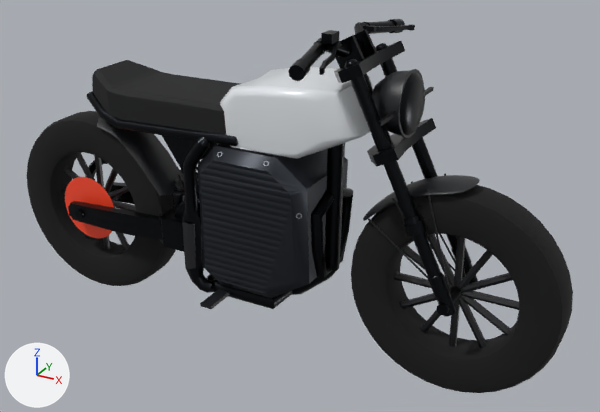
Renders of the glTF model site-erizz/dist/models/ar/road.glb from each side of a commit.
Before and after are seen from a 50 mm camera at (1.322, -2.129, 1.558) aimed at (0.13, 0.037, 0.475). Lighting does not change. The marker at lower left points along +X, +Y and +Z. The picture after the commit comes second. Where no turn or scale is listed for an object, it has been applied to the vertices.

In view in the first picture: 'Boole_Mat.3_0', 'Cube_3_5_structure_0', 'Cube_3_6_structure_0', 'Cube_5_structure_0', 'Cylinder_2_2_structure_0', 'Cylinder_3_2_structure_0', 'Cylinder_4_2_structure_0', 'Cylinder_5_2_black_metal_0', 'Cylinder_5_structure_0', 'Cylinder_6_structure_0', 'Cylinder_7_structure_0', 'Front_tire_2_PBR.2_0', 'Front_tire_PBR.2_0', 'Null_1_structure_0', 'Plane_black_metal_0', 'Polygon_structure_0', 'motor_base_structure_0', 'seat_Mat.2_0', 'tank_Car Paint_0' and 44 more.
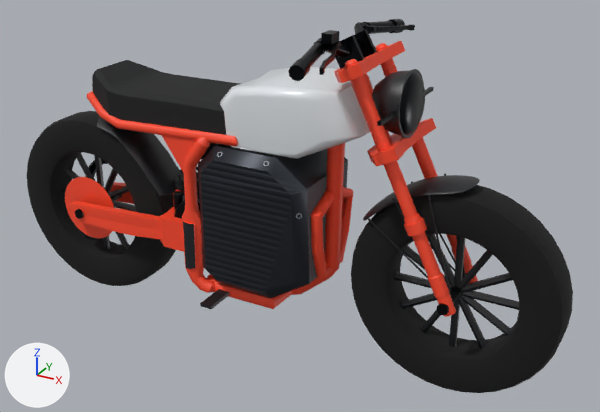
Pixel boxes [x1, y1, x2, y2] of what changed, in the pictures (600 x 412 px):
'Cylinder_7_structure_0', recoloured, surface changed
    both: [344, 43, 478, 317]
'Cube_5_structure_0', recoloured, surface changed (black to red)
    both: [68, 182, 163, 240]
'Cylinder_2_2_structure_0', recoloured, surface changed (black to red)
    both: [291, 143, 345, 295]
'Null_1_structure_0', recoloured, surface changed (black to red)
    both: [182, 137, 215, 293]
'Cylinder_3_2_structure_0', recoloured, surface changed (black to red)
    both: [311, 187, 353, 279]
'Cylinder_5_structure_0', recoloured, surface changed (black to red)
    both: [87, 91, 238, 146]
'Cube_3_6_structure_0', recoloured, surface changed (black to red)
    both: [367, 118, 436, 166]
'Cube_3_5_structure_0', recoloured, surface changed (black to red)
    both: [334, 41, 405, 83]
'motor_base_structure_0', recoloured, surface changed (black to red)
    both: [158, 189, 185, 252]
'Cylinder_4_2_structure_0', recoloured, surface changed (black to red)
    both: [206, 274, 292, 309]
'Polygon_structure_0', recoloured, surface changed (black to red)
    both: [162, 135, 196, 173]
'Cylinder_6_structure_0', recoloured, surface changed
    both: [364, 73, 391, 143]

The change, as a diff of the scene's bpy script:
```diff
--- a/site-erizz/dist/models/ar/road.glb.py
+++ b/site-erizz/dist/models/ar/road.glb.py
@@ mat_gt_accent_structure @@
 mat_gt_accent_structure = principled_material('GT_accent_structure')
-mat_gt_accent_structure.base_color = (0.011, 0.0123, 0.0152)  # black #1b1d21
-mat_gt_accent_structure.metallic = 0.9
-mat_gt_accent_structure.roughness = 0.3
+mat_gt_accent_structure.base_color = (1.0, 0.0685, 0.0242)  # red #ff4a2b
```
